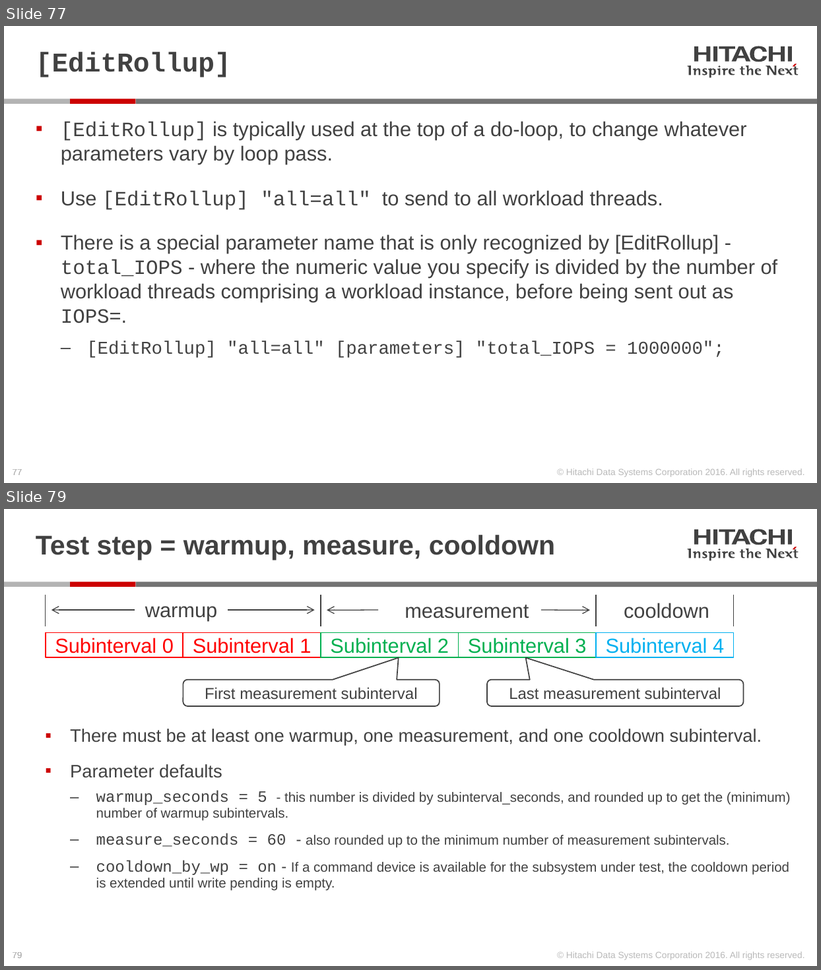
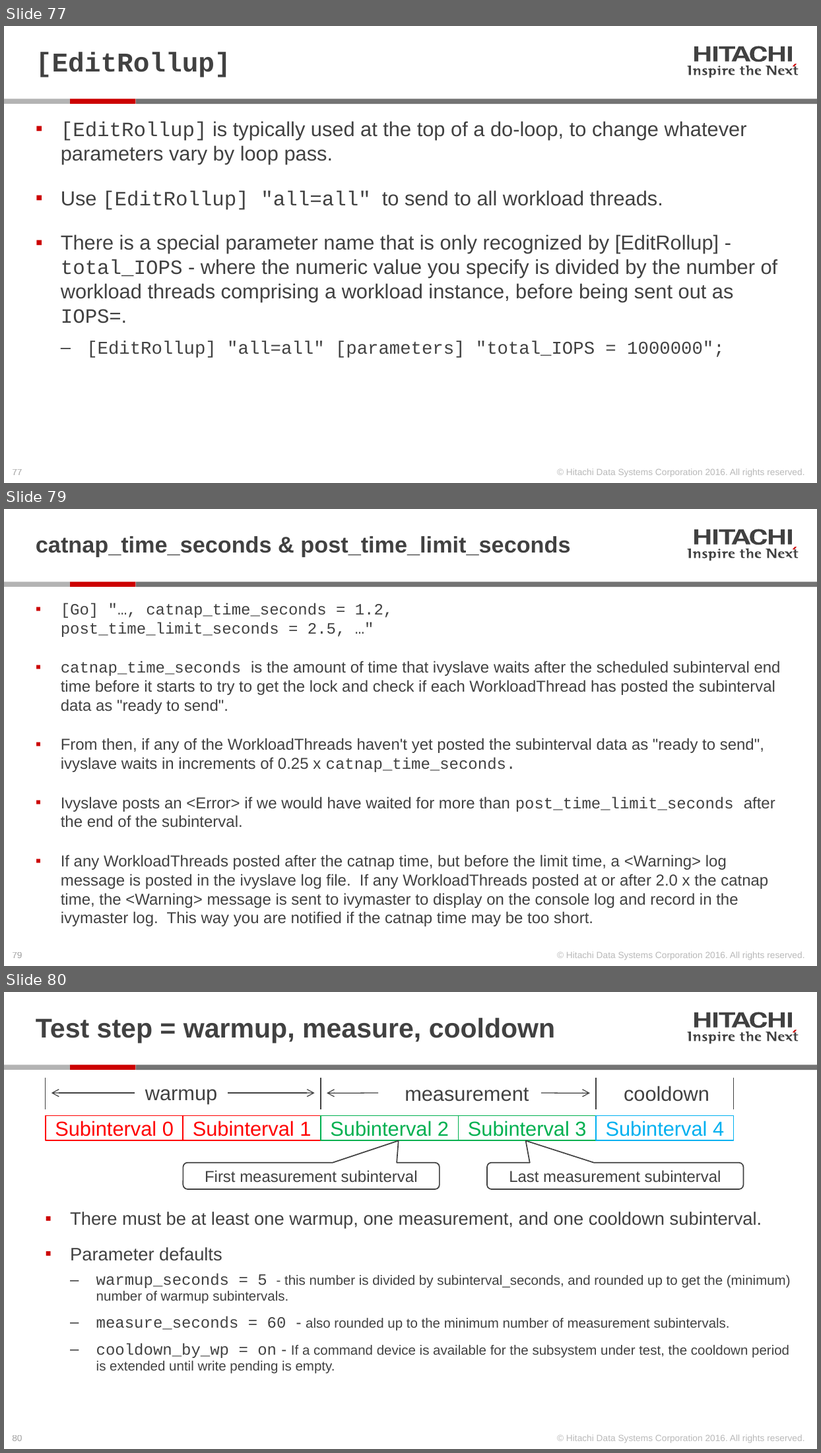
Before and after one commit to Hitachi-Data-Systems/ivy, a slide deck: doc/Programming ivy reference.pptx. Shown one above the other, each under a label of ours: slides 77 and 79 before the commit, slides 77, 79 and 80 after it; the slides between them are not shown. The pictures are 821x970 and 821x1453 pixels, drawn with LibreOffice and Linux fonts; fonts in the diff are those of the drawing. Boxes give left, top, right and bottom in pixels: in the first picture for what was removed or moved away, otherwise in the second. Text is boxed around its words. In the diff, an @@ line names an element or a change of style, - is before the commit and + after.

Commit message:
add catnap_time_seconds and post_time_limit_seconds Go statement parameters

```diff
--- a/doc/Programming ivy reference.pptx
+++ b/doc/Programming ivy reference.pptx
@@ slide 79 added at bbox=[4, 509, 817, 966], background #FFFFFF; not listed: 28 template elements that a slide beside it also shows @@
@@ title added at bbox=[36, 536, 570, 557], 20 pt, text #414141, bold @@
+catnap_time_seconds & post_time_limit_seconds
@@ text added at bbox=[61, 603, 781, 927], 14 pt, text #414141 @@
+▪ [Go] "…, catnap_time_seconds = 1.2,
+  post_time_limit_seconds = 2.5, …"
+▪ catnap_time_seconds is the amount of time that ivyslave waits after the scheduled subinterval end time before it starts to try to get the lock and check if each WorkloadThread has posted the subinterval data as "ready to send".
+▪ From then, if any of the WorkloadThreads haven't yet posted the subinterval data as "ready to send", ivyslave waits in increments of 0.25 x catnap_time_seconds.
+▪ Ivyslave posts an <Error> if we would have waited for more than post_time_limit_seconds after the end of the subinterval.
+▪ If any WorkloadThreads posted after the catnap time, but before the limit time, a <Warning> log message is posted in the ivyslave log file. If any WorkloadThreads posted at or after 2.0 x the catnap time, the <Warning> message is sent to ivymaster to display on the console log and record in the ivymaster log. This way you are notified if the catnap time may be too short.
@@ what was slide 79 is now slide 80 @@
@@ page number at bbox=[12, 1436, 22, 1441]: text changed @@
-79
+80
```
Also in this commit, not shown: 1 slide changed, 12 other files.
